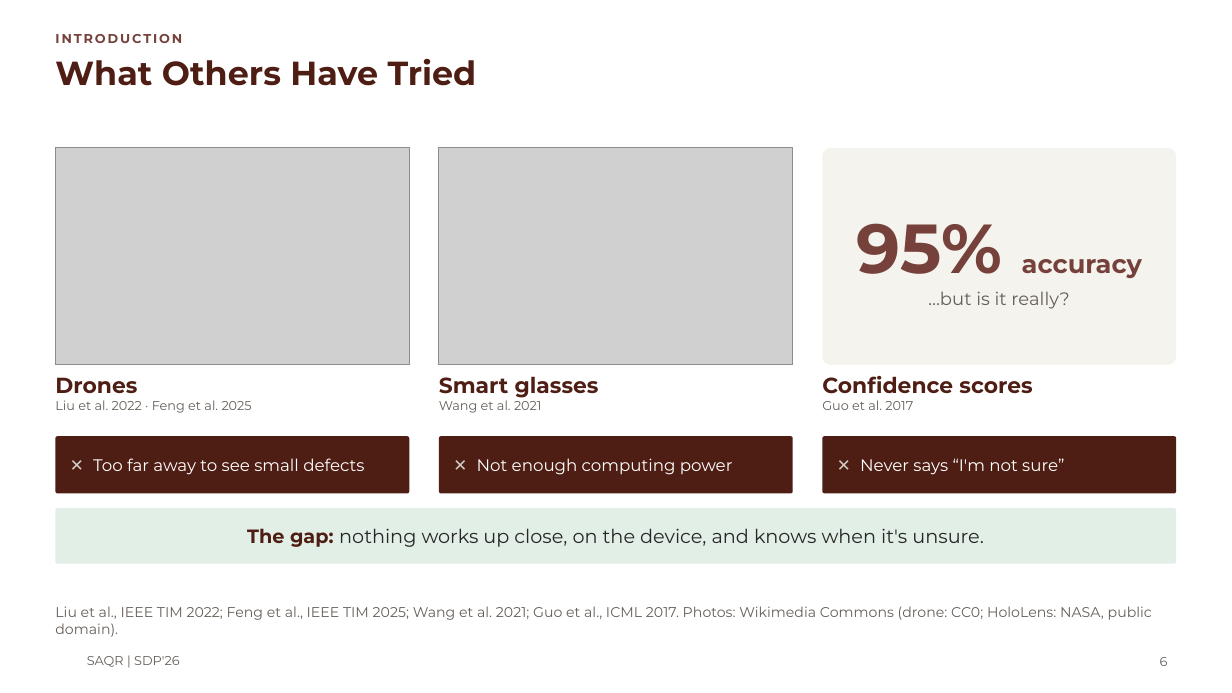
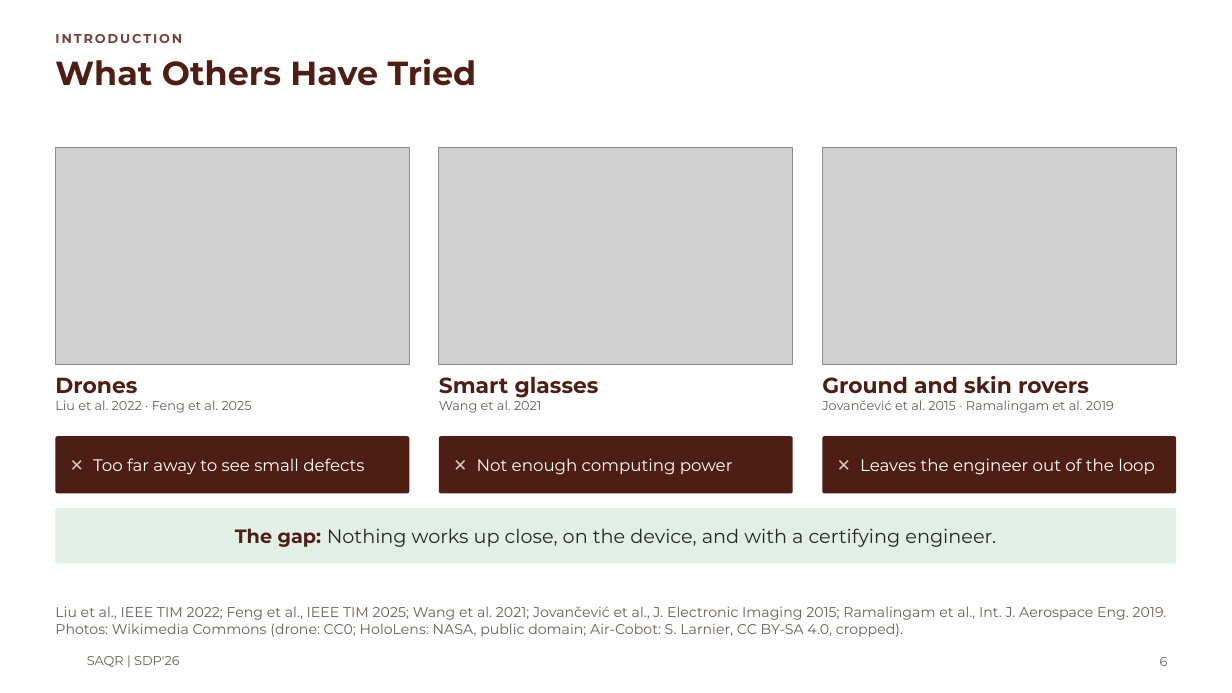
Before and after one commit to MASAR-AUS/SAQR, a slide deck: slide 6 of SAQR CMP490 Presentation.pptx. Drawn at 1232x693 pixels with LibreOffice and Linux fonts; fonts in the diff are those of the drawing; grey boxes stand for pictures; background and template pictures are left out. Boxes give left, top, right and bottom in pixels: in the first picture for what was removed or moved away, otherwise in the second. Text is boxed around its words. In the diff, an @@ line names an element or a change of style, - is before the commit and + after.

```diff
--- a/SAQR CMP490 Presentation.pptx
+++ b/SAQR CMP490 Presentation.pptx
@@ rounded rectangle removed at (823, 148, 1177, 365) @@
-95% accuracy
-…but is it really?
@@ picture added at (823, 148, 1177, 365) @@
@@ text at (822, 376, 1114, 413): text changed; size 17 to 10 pt; text colour #4E1D13 to #665F59; bold off @@
-Confidence scores
-Guo et al. 2017
+Ground and skin rovers
+Jovančević et al. 2015 · Ramalingam et al. 2019
@@ text in rounded rectangle at (860, 458, 1155, 475): text changed @@
-✕ Never says “I'm not sure”
+✕ Leaves the engineer out of the loop
@@ text in rounded rectangle at (235, 528, 996, 547): text changed @@
-The gap: nothing works up close, on the device, and knows when it's unsure.
+The gap: Nothing works up close, on the device, and with a certifying engineer.
@@ text at (55, 606, 1167, 637): text changed @@
-Liu et al., IEEE TIM 2022; Feng et al., IEEE TIM 2025; Wang et al. 2021; Guo et al., ICML 2017. Photos: Wikimedia Commons (drone: CC0; HoloLens: NASA, public domain).
+Liu et al., IEEE TIM 2022; Feng et al., IEEE TIM 2025; Wang et al. 2021; Jovančević et al., J. Electronic Imaging 2015; Ramalingam et al., Int. J. Aerospace Eng. 2019. Photos: Wikimedia Commons (drone: CC0; HoloLens: NASA, public domain; Air-Cobot: S. Larnier, CC BY-SA 4.0, cropped).
```
Also in this commit, not shown: 15 other slides changed, 3 other files.
